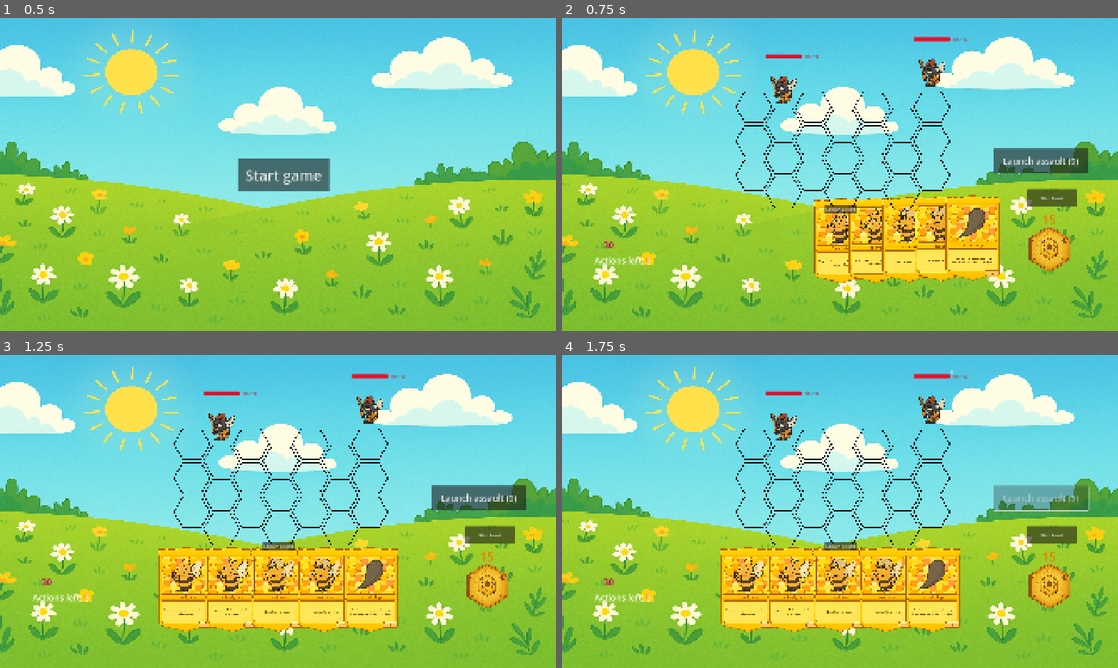
Above: before the commit, frames 1-4 (two rows, left to right).
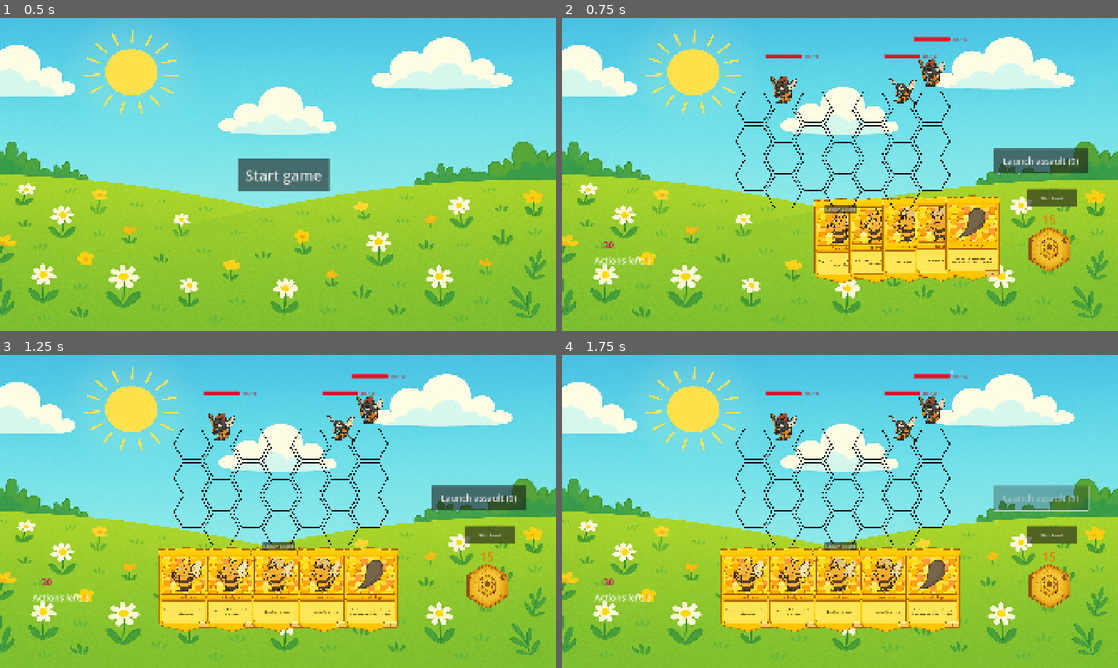
Above: after the commit, the same moments.

Repository: tysia2512/buzzco
Game: Godot game, scene res://scenes/main.tscn
The game is run twice, just before and just after one commit, with the same random seed, the same clock (stepped at 60 frames per second) and the same inputs.
Inputs:
- Up to frame 1 (0.5 s): no input
- Up to frame 2 (0.75 s): click "Start game" at 0.5 s
- Up to frame 3 (1.25 s): no input
- Up to frame 4 (1.75 s): click "Launch assault (0)" at 1.25 s

Frame 1 is identical in both runs. In frame 2, 0.3% of the frame differs, in the area x 57-68%, y 11-28%; in frame 3, 0.3%; in frame 4, 0.3%.

Commit message:
Create charger enemy

Diff:
--- /dev/null
+++ b/scenes/charger_enemy.tscn
@@ -0,0 +1,28 @@
+[gd_scene load_steps=4 format=3 uid="uid://bnryowwbq1l43"]
+
+[ext_resource type="Script" uid="uid://cb687oj4dlnh2" path="res://scripts/charger_enemy.gd" id="1_rvwg5"]
+[ext_resource type="Texture2D" uid="uid://bt8x5esdkh1o5" path="res://assets/charger_placeholder.png" id="3_6nxsf"]
+[ext_resource type="PackedScene" uid="uid://dhq8ybaxgx175" path="res://scenes/generic_enemy.tscn" id="4_1lvjs"]
+
+[node name="ChargerEnemy" type="Node2D"]
+script = ExtResource("1_rvwg5")
+metadata/_custom_type_script = "uid://b0qoggskdttae"
+
+[node name="CurrentAttackLabel" type="Label" parent="."]
+offset_right = 40.0
+offset_bottom = 23.0
+
+[node name="ChargerPlaceholder" type="Sprite2D" parent="."]
+visible = false
+texture = ExtResource("3_6nxsf")
+
+[node name="Polygon2D" type="Polygon2D" parent="."]
+visible = false
+polygon = PackedVector2Array(-507, -484, -231, -262, -240, -214, -192, -167, -109, -229, -26, -237, 41, -224, 97, -165, 115, -108, 160, -86, 242, -218, 337, -306, 423, -344, 459, -329, 453, -231, 392, -140, 430, -134, 448, -121, 437, -82, 399, -34, 342, -3, 278, 4, 320, 48, 299, 95, 265, 125, 284, 195, 267, 235, 468, 457, 463, 488, 441, 495, 421, 491, 239, 297, 165, 371, 14, 428, -171, 418, -246, 395, -294, 359, -215, 354, -155, 331, -105, 249, -72, 188, -105, 168, -130, 187, -176, 210, -237, 185, -262, 123, -252, 57, -214, 42, -240, -18, -218, -76, -218, -109, -275, -184, -316, -183, -517, -470, -521, -483)
+
+[node name="GenericEnemy" parent="." instance=ExtResource("4_1lvjs")]
+max_health = 20
+attack_chance = 1.0
+boulder_drop_chance = 0.0
+texture = ExtResource("3_6nxsf")
+polygon = PackedVector2Array(-507, -484, -231, -262, -240, -214, -192, -167, -109, -229, -26, -237, 41, -224, 97, -165, 115, -108, 160, -86, 242, -218, 337, -306, 423, -344, 459, -329, 453, -231, 392, -140, 430, -134, 448, -121, 437, -82, 399, -34, 342, -3, 278, 4, 320, 48, 299, 95, 265, 125, 284, 195, 267, 235, 468, 457, 463, 488, 441, 495, 421, 491, 239, 297, 165, 371, 14, 428, -171, 418, -246, 395, -294, 359, -215, 354, -155, 331, -105, 249, -72, 188, -105, 168, -130, 187, -176, 210, -237, 185, -262, 123, -252, 57, -214, 42, -240, -18, -218, -76, -218, -109, -275, -184, -316, -183, -517, -470, -521, -483)
--- /dev/null
+++ b/scripts/charger_enemy.gd
@@ -0,0 +1,17 @@
+class_name ChargerEnemy extends Enemy
+
+var charge_chance = 0.5
+const attack_base = 4
+
+func _ready():
+	_enemy = $GenericEnemy
+
+func attack():
+	if Utils.rand_with_chance(charge_chance):
+		_charge()
+	else:
+		super.attack()
+		_enemy.attack_points = attack_base
+
+func _charge() -> void:
+	_enemy.attack_points *= 1.5
--- a/scripts/enemy.gd
+++ b/scripts/enemy.gd
@@ -1,13 +1,25 @@
 class_name Enemy extends Node2D
 
-var enemy: GenericEnemy
+var _enemy: GenericEnemy
 var tile: EnemyTile
 
 func attack():
-	await enemy.attack()
+	await _enemy.attack()
 
 func spawn_boulder():
-	await enemy.spawn_boulder()
+	await _enemy.spawn_boulder()
 
 func highlight() -> void:
-	await enemy.highlight()
+	await _enemy.highlight()
+
+func set_tile(tile: EnemyTile):
+	_enemy.tile = tile
+
+func get_enemy_died_signal():
+	return _enemy.enemy_died
+
+func get_boulder_spawned_signal():
+	return _enemy.boulder_spawned
+
+func get_deal_damage_to_player_signal():
+	return _enemy.deal_damage_to_player
--- a/scripts/enemy_manager.gd
+++ b/scripts/enemy_manager.gd
@@ -42,9 +42,9 @@
 func set_enemies(enemies: Array) -> void:
 	for e in enemies:
 		assert(e is Enemy)
-		e.enemy.enemy_died.connect(_handle_enemy_death)
-		e.enemy.deal_damage_to_player.connect(func(dmg): deal_damage_to_player.emit(dmg))
-		e.enemy.boulder_spawned.connect(_handle_boulder_spawned)
+		e.get_enemy_died_signal().connect(_handle_enemy_death)
+		e.get_boulder_spawned_signal().connect(func(dmg): deal_damage_to_player.emit(dmg))
+		e.get_deal_damage_to_player_signal().connect(_handle_boulder_spawned)
 	_enemies = enemies
 
 func _input(event: InputEvent) -> void:
--- a/scripts/enemy_tile.gd
+++ b/scripts/enemy_tile.gd
@@ -5,7 +5,7 @@
 func set_enemy(e: Enemy) -> void:
 	add_child(e)
 	_enemy = e
-	e.enemy.tile = self
+	e.set_tile(self)
 
 func get_enemy() -> Enemy:
 	return _enemy
--- a/scripts/generic_enemy.gd
+++ b/scripts/generic_enemy.gd
@@ -25,7 +25,6 @@
 @onready var sprite: Sprite2D = $SpriteWithCollision/GridSprite2D
 @onready var area: Area2D = $SpriteWithCollision/EnemyArea
 @onready var collision_polygon: CollisionPolygon2D = $SpriteWithCollision/EnemyArea/CollisionPolygon2D
-@onready var _texture_area: Polygon2D = $TextureArea
 @onready var _enemy_details: EnemyDetails = $EnemyDetails
 
 const SCALE_ON_HOVER_MULTIPLIER = 1.25
@@ -33,8 +32,6 @@
 var _base_scale = Vector2.ONE
 
 var _health: int = 10
-
-var rng = RandomNumberGenerator.new()
 
 func receive_damage(attack_points: int) -> void:
 	var m = sprite.modulate
--- a/scripts/global/enemy_level_config.gd
+++ b/scripts/global/enemy_level_config.gd
@@ -1,15 +1,18 @@
 extends Node
 
 var goon_hornet_enemy_scn = preload("res://scenes/goon_hornet_enemy.tscn")
+var charger_enemy_scn = preload("res://scenes/charger_enemy.tscn")
 
-var ENEMY_TYPES = [goon_hornet_enemy_scn]
+var ENEMY_TYPES = [goon_hornet_enemy_scn, charger_enemy_scn]
 
 enum EnemyType {
-	GOON_HORNET_ENEMY
+	GOON_HORNET_ENEMY,
+	CHARGER_ENEMY
 }
 
 var _ENEMY_TYPE_TO_SCENE = {
-	EnemyType.GOON_HORNET_ENEMY: goon_hornet_enemy_scn
+	EnemyType.GOON_HORNET_ENEMY: goon_hornet_enemy_scn,
+	EnemyType.CHARGER_ENEMY: charger_enemy_scn
 }
 
 class IntRange:
@@ -24,7 +27,8 @@
 var _config = [
 	# 1
 	{
-		EnemyType.GOON_HORNET_ENEMY: IntRange.new(2, 2)
+		EnemyType.GOON_HORNET_ENEMY: IntRange.new(2, 2),
+		EnemyType.CHARGER_ENEMY: IntRange.new(1, 1)
 	},
 	# 2
 	{
--- a/scripts/goon_hornet_enemy.gd
+++ b/scripts/goon_hornet_enemy.gd
@@ -1,4 +1,4 @@
 class_name GoonHornetEnemy extends Enemy
 
 func _ready():
-	enemy = $GenericEnemy
+	_enemy = $GenericEnemy
Binary file added: assets/charger_placeholder.png
Not shown, added: assets/charger_placeholder.png.import
Not shown, added: scripts/charger_enemy.gd.uid
